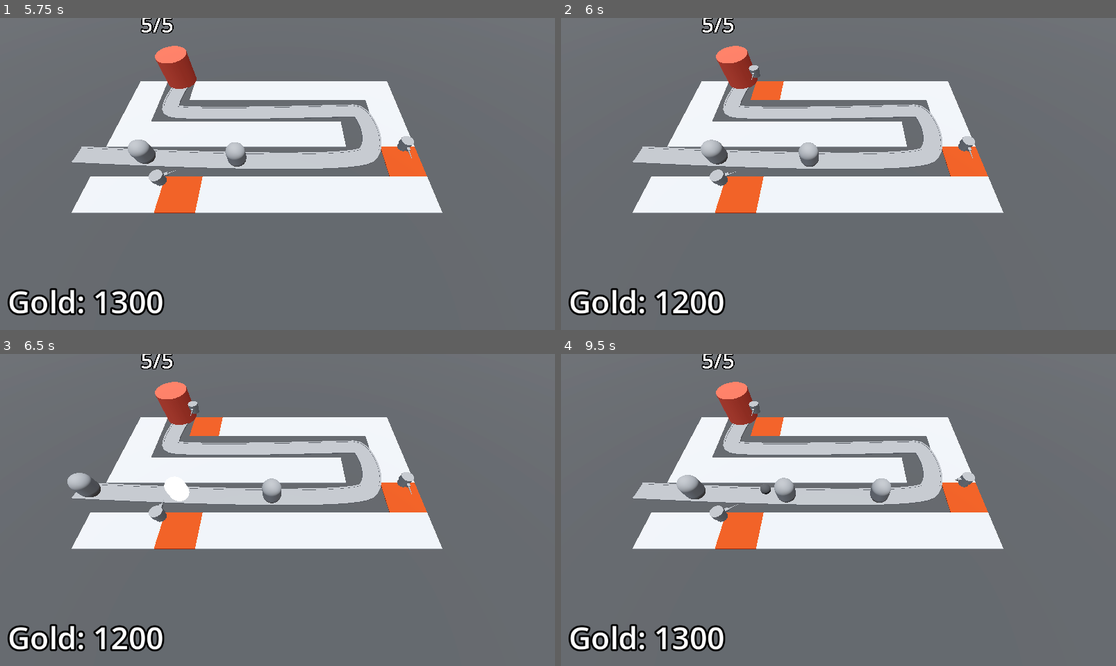
Above: before the commit, frames 1-4 (two rows, left to right).
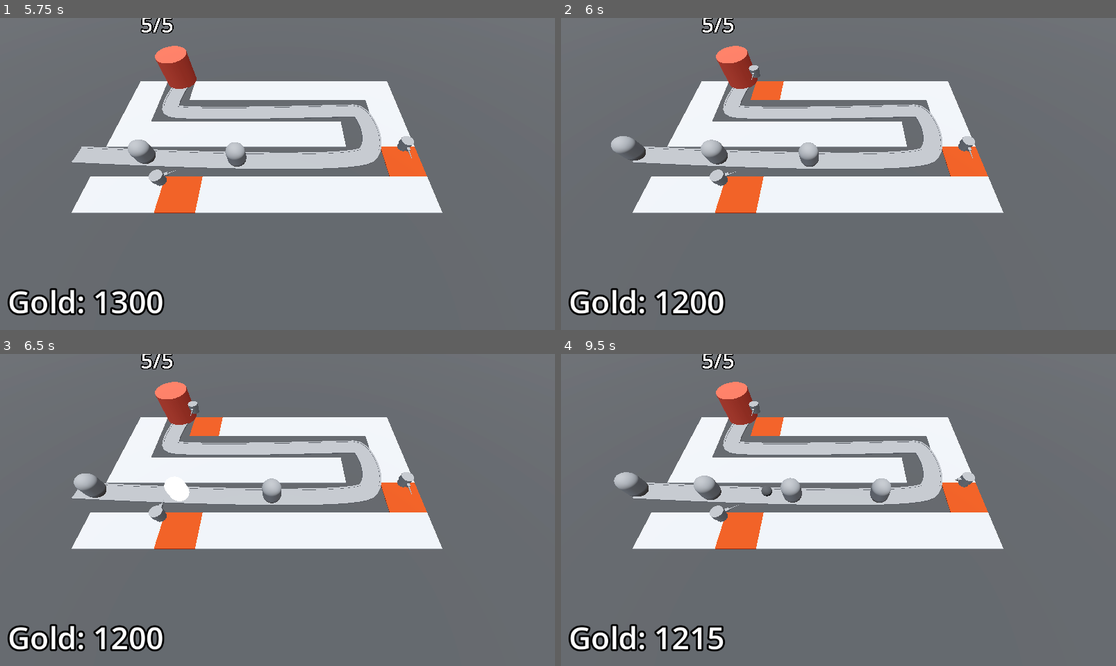
Above: after the commit, the same moments.

Repository: AlexanderMendivil/barbarian_blaster
Game: Godot game, scene res://BaseLevel.tscn
The game is run twice, just before and just after one commit, with the same random seed, the same clock (stepped at 60 frames per second) and the same inputs.
Inputs (mouse positions are in pixels of both pictures, inside the frame that each line leads up to):
- Up to frame 1 (5.75 s): tap Enter at 0.5, 2 s; move the mouse to (399, 158) at 0.52 s; click (399, 158) at 0.6 s; tap Space at 1.25 s; move the mouse to (166, 189) at 1.27 s; click (166, 189) at 1.35 s; move the mouse to (333, 105) at 2.02 s; click (333, 105) at 2.1 s; move the mouse to (249, 236) at 2.77 s; click (249, 236) at 2.85 s; move the mouse to (444, 220) at 3.52 s; click (444, 220) at 3.6 s; move the mouse to (111, 127) at 4.27 s; click (111, 127) at 4.35 s; move the mouse to (305, 174) at 5.02 s; click (305, 174) at 5.1 s
- Up to frame 2 (6 s): move the mouse to (755, 96) at 5.77 s; click (755, 96) at 5.85 s
- Up to frame 3 (6.5 s): no input
- Up to frame 4 (9.5 s): move the mouse to (960, 494) at 6.52 s; click (960, 494) at 6.6 s; move the mouse to (727, 525) at 7.27 s; click (727, 525) at 7.35 s; move the mouse to (894, 441) at 8.02 s; click (894, 441) at 8.1 s; move the mouse to (810, 572) at 8.77 s; click (810, 572) at 8.85 s

Frame 1 is identical in both runs. In frame 2, 0.3% of the frame differs, in the area x 9-16%, y 37-46%; in frame 3, 0.3%; in frame 4, 1.5%, in the area x 9-44%, y 37-96%.

Commit message:
Difficulty manager

Diff:
--- a/BaseLevel.tscn
+++ b/BaseLevel.tscn
@@ -8,6 +8,7 @@
 [ext_resource type="Script" path="res://TurretManager.gd" id="5_jv8at"]
 [ext_resource type="PackedScene" uid="uid://dfvnawnts2y51" path="res://turret/turret.tscn" id="6_x1pfu"]
 [ext_resource type="Script" path="res://Bank.gd" id="8_k2p1j"]
+[ext_resource type="PackedScene" uid="uid://cagtnhpbvv834" path="res://managers/difficulty_manager.tscn" id="9_c8jw6"]
 
 [sub_resource type="ProceduralSkyMaterial" id="ProceduralSkyMaterial_4e8wf"]
 sky_horizon_color = Color(0.64625, 0.65575, 0.67075, 1)
@@ -61,11 +62,12 @@
 transform = Transform3D(1, 0, 0, 0, 0.5, 0.866025, 0, -0.866025, 0.5, 0, 20, 18.6)
 turret_manager = NodePath("../TurretManager")
 
-[node name="EnemyPath" type="Path3D" parent="."]
+[node name="EnemyPath" type="Path3D" parent="." node_paths=PackedStringArray("difficulty_manager")]
 transform = Transform3D(1, 0, 0, 0, 1, 0, 0, 0, 1, -5.96046e-08, 1, -0.2)
 curve = SubResource("Curve3D_t0uxe")
 script = ExtResource("3_uv7hv")
 enemy_scene = ExtResource("2_0dfw4")
+difficulty_manager = NodePath("../DifficultyManager")
 
 [node name="Road" type="CSGPolygon3D" parent="EnemyPath"]
 transform = Transform3D(1, 0, 0, 0, 1, 0, 0, 0, 1, -0.8, -1, -0.499999)
@@ -141,4 +143,6 @@
 text = "Placeholder text"
 label_settings = SubResource("LabelSettings_b2p8y")
 
+[node name="DifficultyManager" parent="." instance=ExtResource("9_c8jw6")]
+
 [connection signal="timeout" from="EnemyPath/Timer" to="EnemyPath" method="spawn_enemies"]
--- a/EnemyPath.gd
+++ b/EnemyPath.gd
@@ -1,14 +1,17 @@
 extends Path3D
 
 @export var enemy_scene: PackedScene
+@export var difficulty_manager: Node
 
+@onready var timer:Timer = $Timer
 func _ready():
 	pass
 
-func _process(delta):
+func _process(_delta):
 	pass
 
 
 func spawn_enemies():
 	var new_enemy = enemy_scene.instantiate()
 	add_child(new_enemy)
+	timer.wait_time = difficulty_manager.get_spwan_time()
--- a/enemy/enemy.gd
+++ b/enemy/enemy.gd
@@ -14,7 +14,7 @@
 
 		current_health = health_in
 		if current_health < 1:
-			bank.gold += 100
+			bank.gold += max_gold_earned
 			queue_free()
 
 func _ready() -> void:
@@ -22,7 +22,6 @@
 	current_health = max_health
 
 
-# Called every frame. 'delta' is the elapsed time since the previous frame.
 func _process(delta: float) -> void:
 	progress += (delta * speed)
 	if progress_ratio == 1:
--- /dev/null
+++ b/managers/difficulty_manager.gd
@@ -0,0 +1,19 @@
+extends Node
+
+@onready var timer = $Timer
+
+@export var game_length := 30.0
+@export var spawn_time_curve: Curve
+
+func _ready():
+	timer.start(game_length)
+
+
+func _process(_delta):
+	print(get_spwan_time())
+
+func game_progress_ratio() -> float:
+	return 1.0 - (timer.time_left / game_length)
+
+func get_spwan_time() -> float:
+	return spawn_time_curve.sample(game_progress_ratio())
--- /dev/null
+++ b/managers/difficulty_manager.tscn
@@ -0,0 +1,16 @@
+[gd_scene load_steps=3 format=3 uid="uid://cagtnhpbvv834"]
+
+[ext_resource type="Script" path="res://managers/difficulty_manager.gd" id="1_j187w"]
+
+[sub_resource type="Curve" id="Curve_531g0"]
+min_value = 0.25
+max_value = 2.0
+_data = [Vector2(0, 2), 0.0, -1.75, 0, 1, Vector2(1, 0.25), -1.75, 0.0, 1, 0]
+point_count = 2
+
+[node name="DifficultyManager" type="Node"]
+script = ExtResource("1_j187w")
+spawn_time_curve = SubResource("Curve_531g0")
+
+[node name="Timer" type="Timer" parent="."]
+one_shot = true
Not shown: 1 places in BaseLevel.tscn that only renumber resources
Not shown: 4 places in MeshLibraries/SpaceLibrary.tres that only renumber resources
